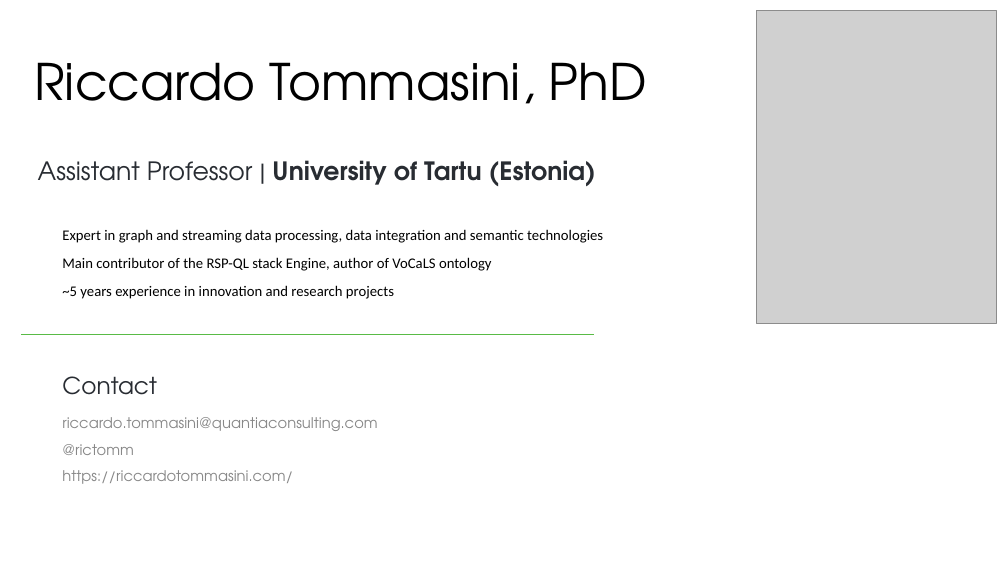
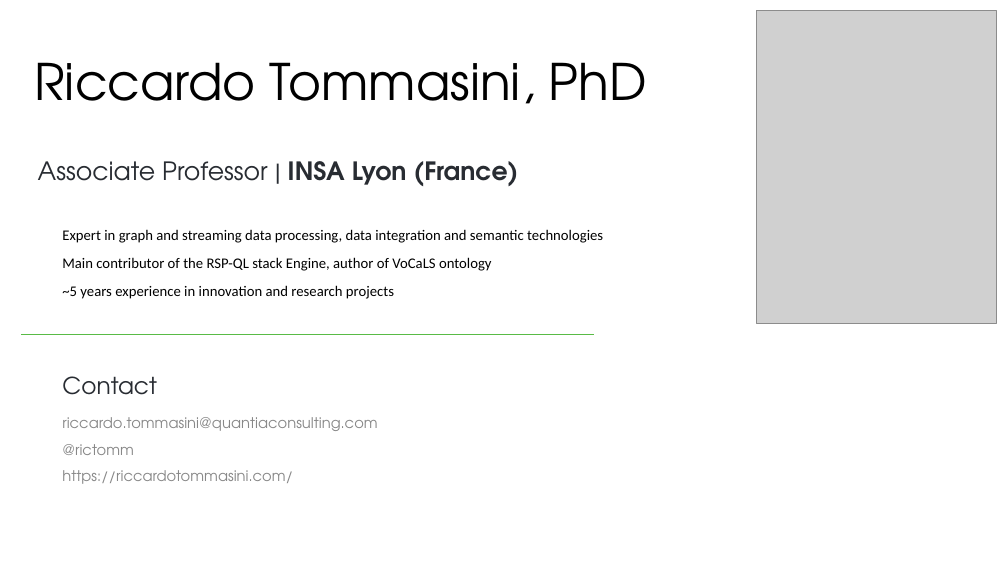
Before and after one commit to influxdata/influxdb-university, a slide deck: slide 4 of Training-material/day 1/00_intro.pptx. Drawn at 1008x567 pixels with LibreOffice and Linux fonts; fonts in the diff are those of the drawing; grey boxes stand for pictures; background and template pictures are left out. Boxes give left, top, right and bottom in pixels: in the first picture for what was removed or moved away, otherwise in the second. Text is boxed around its words. In the diff, an @@ line names an element or a change of style, - is before the commit and + after.

```diff
--- a/Training-material/day 1/00_intro.pptx
+++ b/Training-material/day 1/00_intro.pptx
@@ subtitle at (x1=38, y1=161, x2=519, y2=186): text changed; bold off @@
-Assistant Professor | University of Tartu (Estonia)
+Associate Professor | INSA Lyon (France)
```
Also in this commit, not shown: 2 other files.
